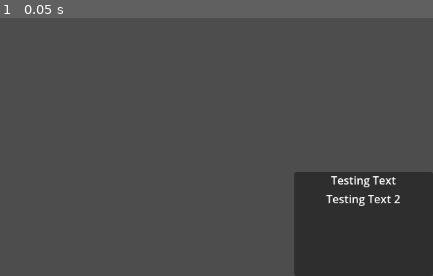
Above: before the commit, frame 1.
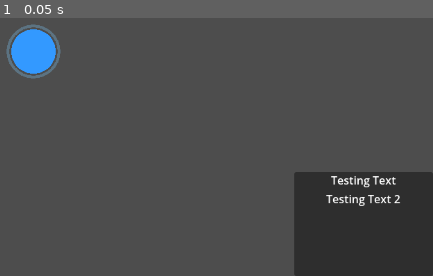
Above: after the commit, the same moment.

Repository: Darkgecko777/SwarmX
Game: Godot game, scene res://scenes/strategic_map.tscn
Two runs of this game, one before a commit and one after it. Both use one fixed random seed, a clock stepped at 60 frames per second and the inputs below.
Inputs:
- Up to frame 1 (0.05 s): no input

The runs differ from the first frame. In frame 1, 1.8% of the frame differs, in the area x 1-15%, y 2-24%.
Error before the commit: Parse Error: Could not find type "Planetdata" in the current scope. (res://scripts/stellar_body.gd:5)

Commit message:
Fixing Clicks

Diff:
--- a/scripts/stellar_body.gd
+++ b/scripts/stellar_body.gd
@@ -1,11 +1,34 @@
 extends Node2D
-const PlanetData = preload("res://scripts/planet_data.gd")  # Adjust path
 @export var data: PlanetData
 
-signal selected(data: Planetdata)
+signal selected(data: PlanetData)
 
 @export var glow_color: Color = Color(0.5, 0.8, 1.0, 0.3)
+
+@onready var area: Area2D = $Area2D
+@onready var collision_shape: CollisionShape2D = $Area2D/CollisionShape2D
+
+func _ready():
+	_update_collision_shape()
+	$Area2D.input_pickable = true
+	$Area2D.mouse_entered.connect(_on_mouse_entered)
+	$Area2D.mouse_exited.connect(_on_mouse_exited)
+
+func _update_collision_shape():
+	if not collision_shape.shape:
+		collision_shape.shape = CircleShape2D.new()
+	collision_shape.shape.radius = data.radius
 
 func _draw():
 	draw_circle(Vector2.ZERO, data.radius, data.color)
 	draw_arc(Vector2.ZERO, data.radius * 1.15, 0, TAU, 32, glow_color, 4.0)
+
+func _on_Area2D_input_event(viewport, event, shape_idx):
+	if event is InputEventMouseButton and event.pressed and event.button_index == MOUSE_BUTTON_LEFT:
+		selected.emit(data)
+
+func _on_mouse_entered():
+	modulate = Color(1.2, 1.2, 1.2)
+
+func _on_mouse_exited():
+	modulate = Color(1,1,1)
